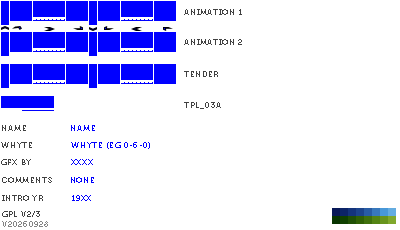
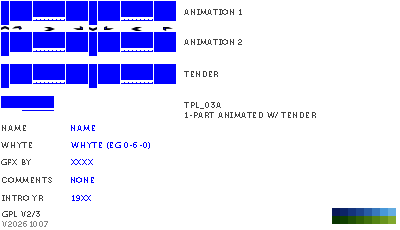
The second (400, 230) image is a revision of the first. Changes to its layers:
renamed "tpl_03a" to "tpl_03a 1-part animated w/ tender", painted on it over [185, 112, 316, 118]
renamed "v20260928" to "v20261007", painted on it over [29, 221, 48, 227]
